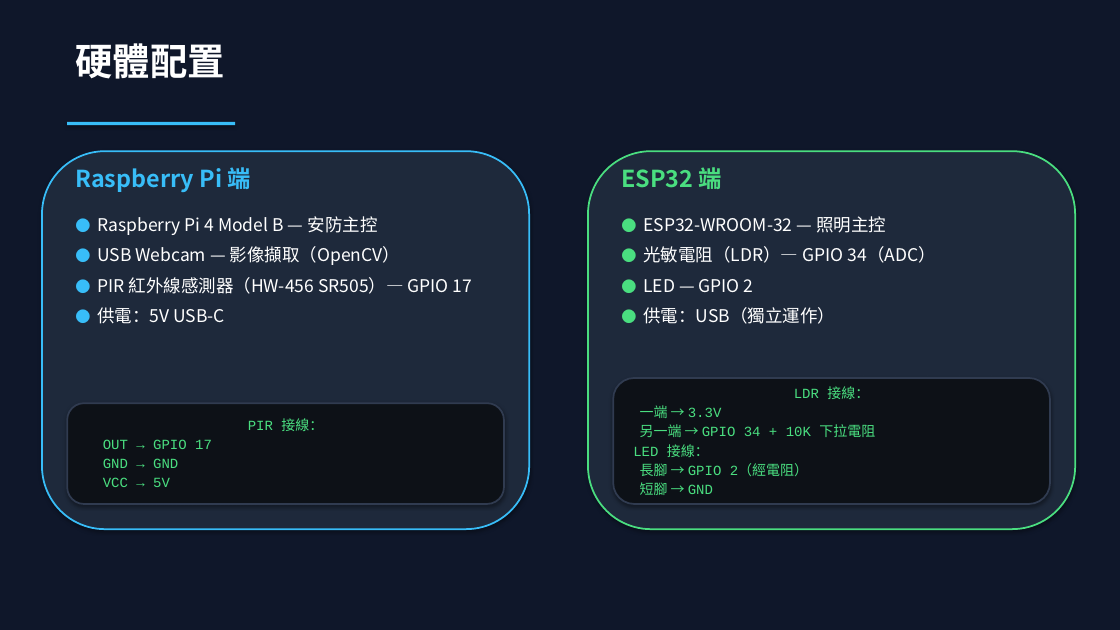
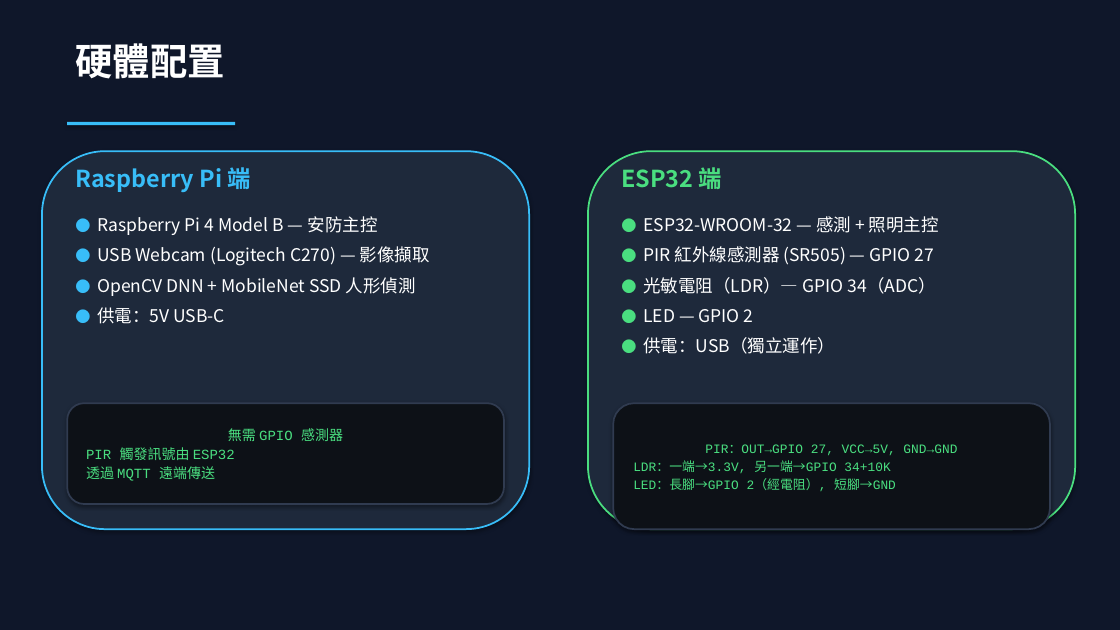
Before and after one commit to Chuck-Huang-yung/AIoT-Security-System, a slide deck: slide 7 of AIoT_期末專題報告.pptx. Drawn at 1120x630 pixels with LibreOffice and Linux fonts; fonts in the diff are those of the drawing. Boxes give left, top, right and bottom in pixels: in the first picture for what was removed or moved away, otherwise in the second. Text is boxed around its words. In the diff, an @@ line names an element or a change of style, - is before the commit and + after.

```diff
--- a/AIoT_期末專題報告.pptx
+++ b/AIoT_期末專題報告.pptx
@@ text at (643, 216, 939, 265): text changed @@
-● ESP32-WROOM-32 — 照明主控
+● ESP32-WROOM-32 — 感測 + 照明主控
+● PIR 紅外線感測器 (SR505) — GPIO 27
@@ text at (97, 246, 430, 296): text changed @@
-● USB Webcam — 影像擷取（OpenCV）
-● PIR 紅外線感測器（HW-456 SR505）— GPIO 17
+● USB Webcam (Logitech C270) — 影像擷取
+● OpenCV DNN + MobileNet SSD 人形偵測
@@ rounded rectangle "PIR：OUT→GPIO 27, VCC→5V, GND→GND": place and size @@
-rounded rectangle "PIR：OUT→GPIO 27, VCC→5V, GND→GND" at (613, 378, 1050, 504)
+rounded rectangle "PIR：OUT→GPIO 27, VCC→5V, GND→GND" at (613, 403, 1050, 529)
@@ text in rounded rectangle at (86, 428, 343, 481): text changed @@
-PIR 接線：
-OUT → GPIO 17
-GND → GND
-VCC → 5V
+無需 GPIO 感測器
+PIR 觸發訊號由 ESP32
+透過 MQTT 遠端傳送
@@ text in rounded rectangle at (633, 444, 957, 491): text changed; size 12 to 11 pt @@
-LDR 接線：
-一端 → 3.3V
-另一端 → GPIO 34 + 10K 下拉電阻
-LED 接線：
-長腳 → GPIO 2（經電阻）
-短腳 → GND
+PIR：OUT→GPIO 27, VCC→5V, GND→GND
+LDR：一端→3.3V, 另一端→GPIO 34+10K
+LED：長腳→GPIO 2（經電阻）, 短腳→GND
```
Also in this commit, not shown: 11 other slides changed, 8 other files.
